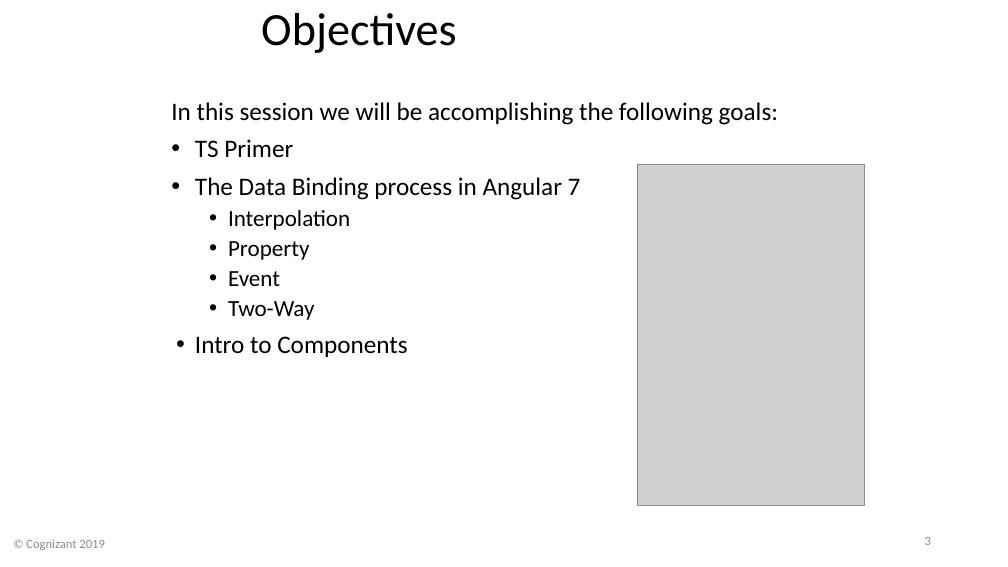
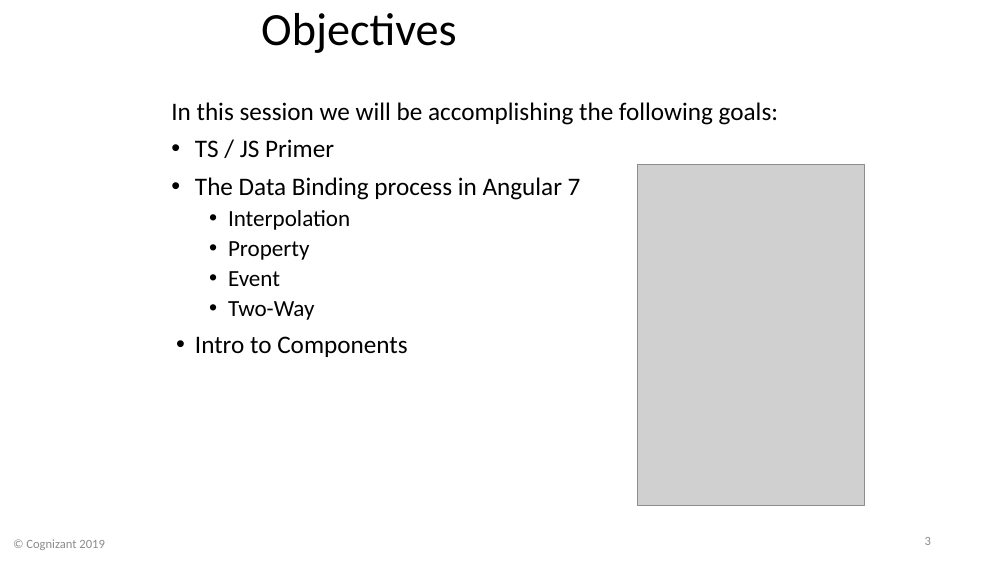
Before and after one commit to davembrownx/PowerPoint-Decks, a slide deck: slide 3 of Angular 8 Day 2 Basic Concepts and Binding.pptx. Drawn at 1008x567 pixels with LibreOffice and Linux fonts; fonts in the diff are those of the drawing; grey boxes stand for pictures; background and template pictures are left out. Boxes give left, top, right and bottom in pixels: in the first picture for what was removed or moved away, otherwise in the second. Text is boxed around its words. In the diff, an @@ line names an element or a change of style, - is before the commit and + after.

```diff
--- a/Angular 8 Day 2 Basic Concepts and Binding.pptx
+++ b/Angular 8 Day 2 Basic Concepts and Binding.pptx
@@ text at (195,139,334,157): text changed @@
-• TS Primer
+• TS / JS Primer
```
Also in this commit, not shown: 8 other slides changed, 5 slides added, 2 slides removed.
